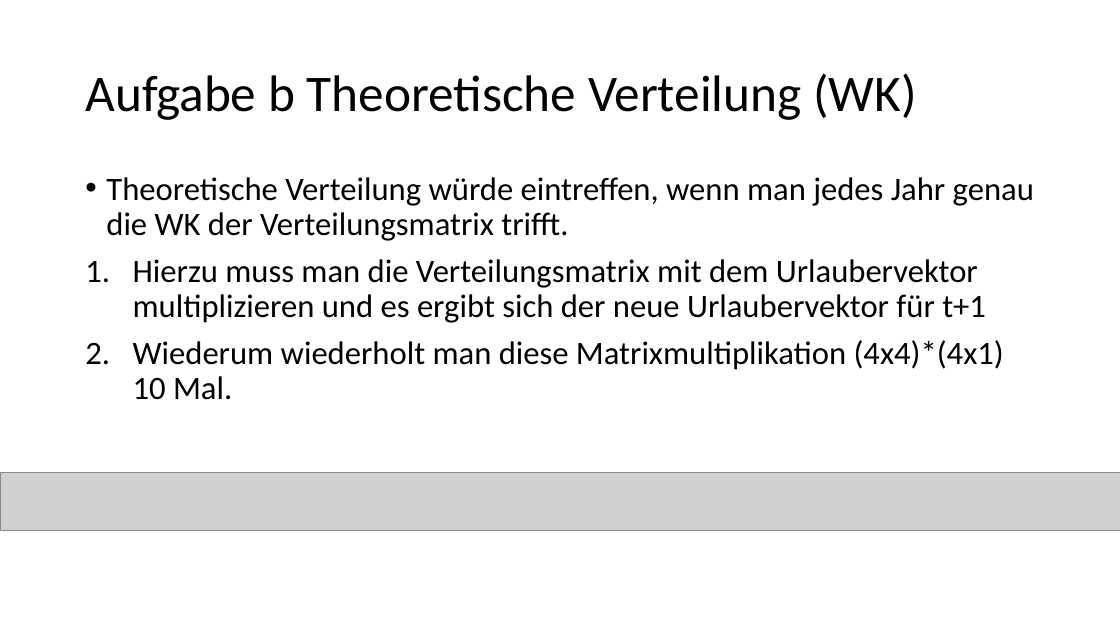
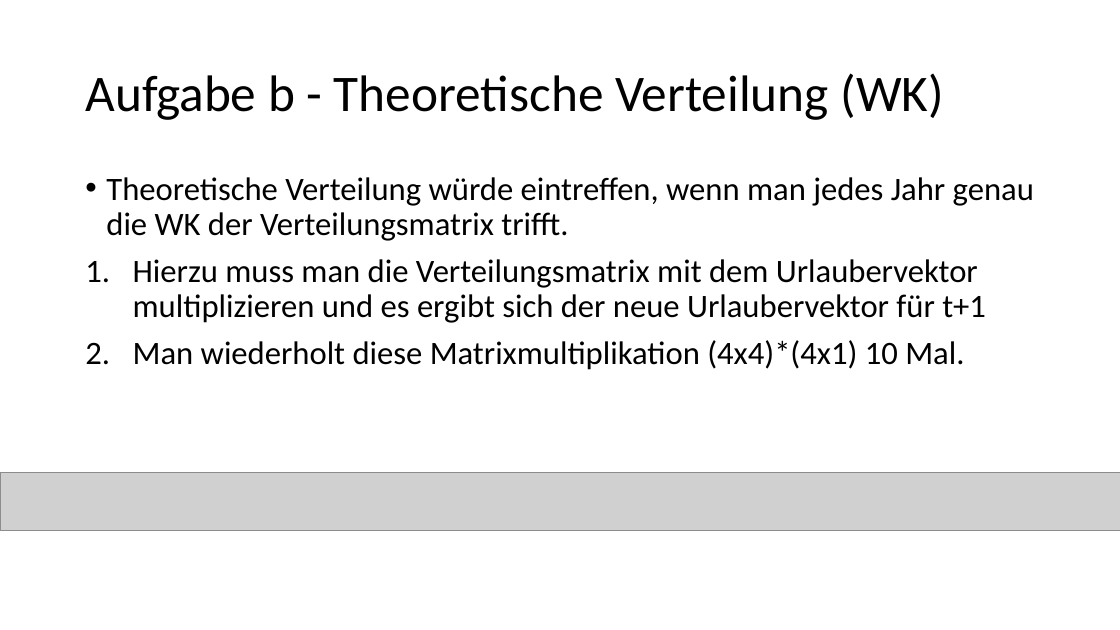
Before and after one commit to yanickdi/sugimoto_course, a slide deck: slide 4 of slides/BSP 12 URLAUB.pptx. Drawn at 1120x630 pixels with LibreOffice and Linux fonts; fonts in the diff are those of the drawing; grey boxes stand for pictures. Boxes give left, top, right and bottom in pixels: in the first picture for what was removed or moved away, otherwise in the second. Text is boxed around its words. In the diff, an @@ line names an element or a change of style, - is before the commit and + after.

```diff
--- a/slides/BSP 12 URLAUB.pptx
+++ b/slides/BSP 12 URLAUB.pptx
@@ title at (x1=85, y1=73, x2=944, y2=120): text changed @@
-Aufgabe b Theoretische Verteilung (WK)
+Aufgabe b - Theoretische Verteilung (WK)
@@ text at (x1=133, y1=340, x2=964, y2=370): text changed @@
-2. Wiederum wiederholt man diese Matrixmultiplikation (4x4)*(4x1) 10 Mal.
+2. Man wiederholt diese Matrixmultiplikation (4x4)*(4x1) 10 Mal.
```
Also in this commit, not shown: 1 other slide changed, 2 other files.
